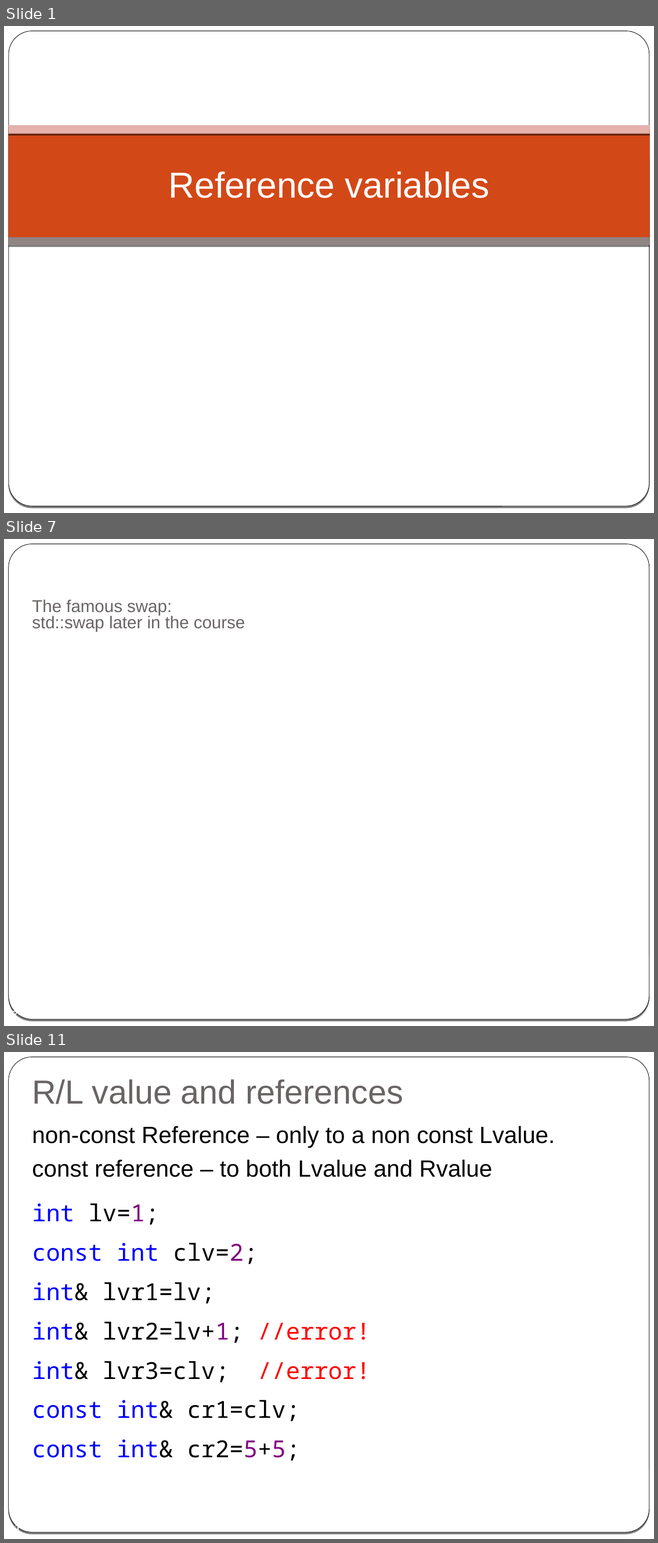
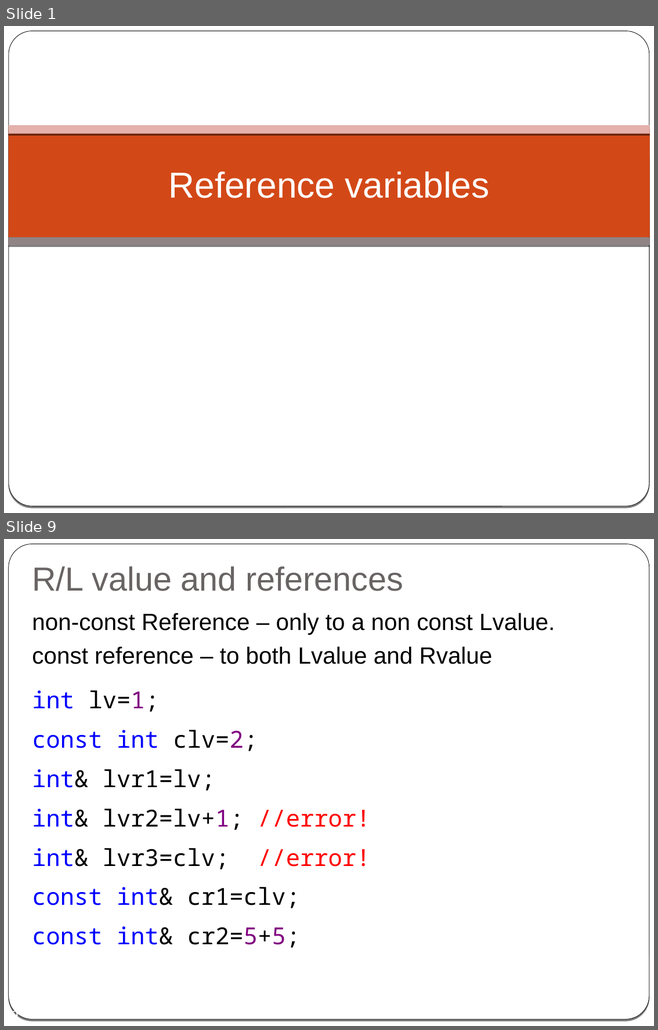
Before and after one commit to cpp-at-ariel/cpp-5778, a slide deck: week03-reference-const/slides-reference.odp. Shown one above the other, each under a label of ours: slides 1, 7 and 11 before the commit, slides 1 and 9 after it; the slides between them are not shown. The pictures are 658x1543 and 658x1030 pixels, drawn with LibreOffice and Linux fonts; fonts in the diff are those of the drawing. Boxes give left, top, right and bottom in pixels: in the first picture for what was removed or moved away, otherwise in the second. Text is boxed around its words. In the diff, an @@ line names an element or a change of style, - is before the commit and + after.

```diff
--- a/week03-reference-const/slides-reference.odp
+++ b/week03-reference-const/slides-reference.odp
@@ slide 7 removed at (x1=4, y1=539, x2=654, y2=1026), background gradient #000000 to #FFFFFF; not listed: 2 template elements that a slide beside it also shows @@
@@ title removed at (x1=32, y1=599, x2=245, y2=632) @@
-The famous swap:
-std::swap later in the course
@@ page number removed at (x1=12, y1=1010, x2=18, y2=1017) @@
-7
@@ what was slide 11 is now slide 9 @@
@@ page number at (x1=12, y1=1010, x2=18, y2=1017): text changed @@
-11
+9
```
Also in this commit, not shown: 10 slides changed, 2 slides added, 3 other slides removed, 25 other files.
